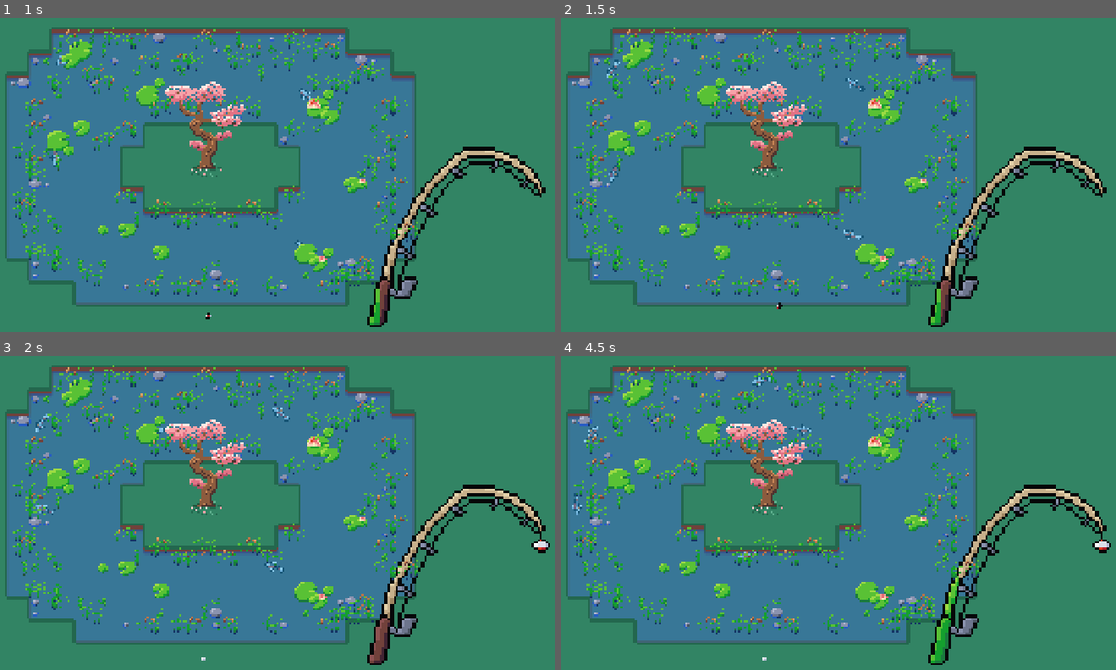
Above: before the commit, frames 1-4 (two rows, left to right).
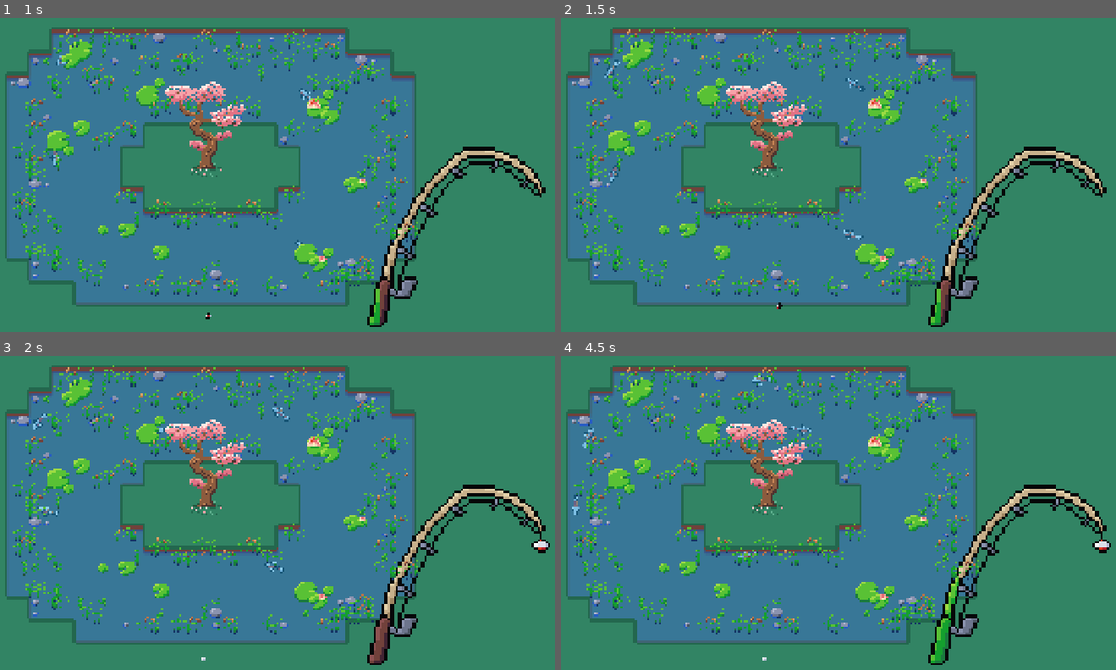
Above: after the commit, the same moments.

Repository: viggogoeth/NotMG
Game: Godot game, scene res://fishing/fishing_minigame.tscn
The game is run twice, just before and just after one commit, with the same random seed, the same clock (stepped at 60 frames per second) and the same inputs. This scene is started directly instead of the project's main scene.
Inputs (mouse positions are in pixels of both pictures, inside the frame that each line leads up to):
- Up to frame 1 (1 s): tap Enter at 0.5 s; move the mouse to (371, 146) at 0.52 s; hold D (move_right) from 0.53 s (still down); tap Space (dodge) at 0.6 s; click (371, 146) at 0.67 s
- Up to frame 2 (1.5 s): release D (move_right) at 1.25 s; tap R (rotate_reset) at 1.25 s; drag from (649, 187) to (771, 310) at 1.27 s
- Up to frame 3 (2 s): no input
- Up to frame 4 (4.5 s): move the mouse to (849, 421) at 2.02 s; press the mouse at (849, 421) at 2.03 s; hold D (move_right) 2.03-2.75 s; release the mouse at (849, 421) at 2.75 s; drag from (749, 582) to (588, 443) at 2.77 s; move the mouse to (988, 563) at 3.52 s; hold A (move_left) 3.53-4.25 s; tap / (zoom_out) at 3.6 s; drag from (577, 447) to (771, 381) at 4.27 s

Frame 1 is identical in both runs. In frame 2, less than 0.1% of the frame differs, in the area x 7-11%, y 15-20%; in frame 3, 0.2%; in frame 4, 0.2%, in the area x 1-37%, y 6-51%.

Commit message:
better hitbox for rocks

Diff:
--- a/fishing/fishing_minigame.tscn
+++ b/fishing/fishing_minigame.tscn
@@ -170,13 +170,13 @@
 0:4/0/z_index = 1
 0:6/size_in_atlas = Vector2i(2, 2)
 0:6/0 = 0
-0:6/0/physics_layer_0/polygon_0/points = PackedVector2Array(-10, -8, 9, -8, 9, 7, -10, 7)
+0:6/0/physics_layer_0/polygon_0/points = PackedVector2Array(-9, -4, -6, -7, -4, -8, 4, -8, 8, -4, 8, 0, 5, 3, 4, 4, -4, 4, -6, 3, -9, 0)
 2:6/size_in_atlas = Vector2i(2, 2)
 2:6/0 = 0
-2:6/0/physics_layer_0/polygon_0/points = PackedVector2Array(-5, -4, 6, -4, 6, 5, -5, 5)
+2:6/0/physics_layer_0/polygon_0/points = PackedVector2Array(-4, -2, -2, -4, 3, -4, 5, -2, 5, 1, 3, 3, -2, 3, -4, 1)
 4:6/size_in_atlas = Vector2i(2, 2)
 4:6/0 = 0
-4:6/0/physics_layer_0/polygon_0/points = PackedVector2Array(-4, -3, 4, -3, 4, 4, -4, 4)
+4:6/0/physics_layer_0/polygon_0/points = PackedVector2Array(-3, -2, -2, -3, 2, -3, 3, -2, 3, 1, 2, 2, -2, 2, -3, 1)
 
 [sub_resource type="TileSet" id="TileSet_g5y4w"]
 physics_layer_0/collision_layer = 131072
